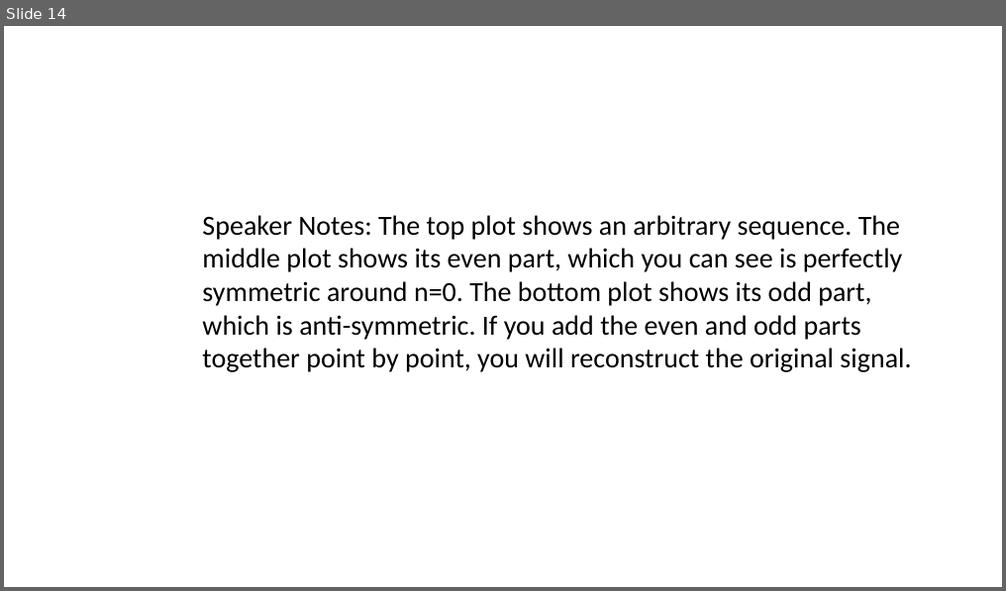
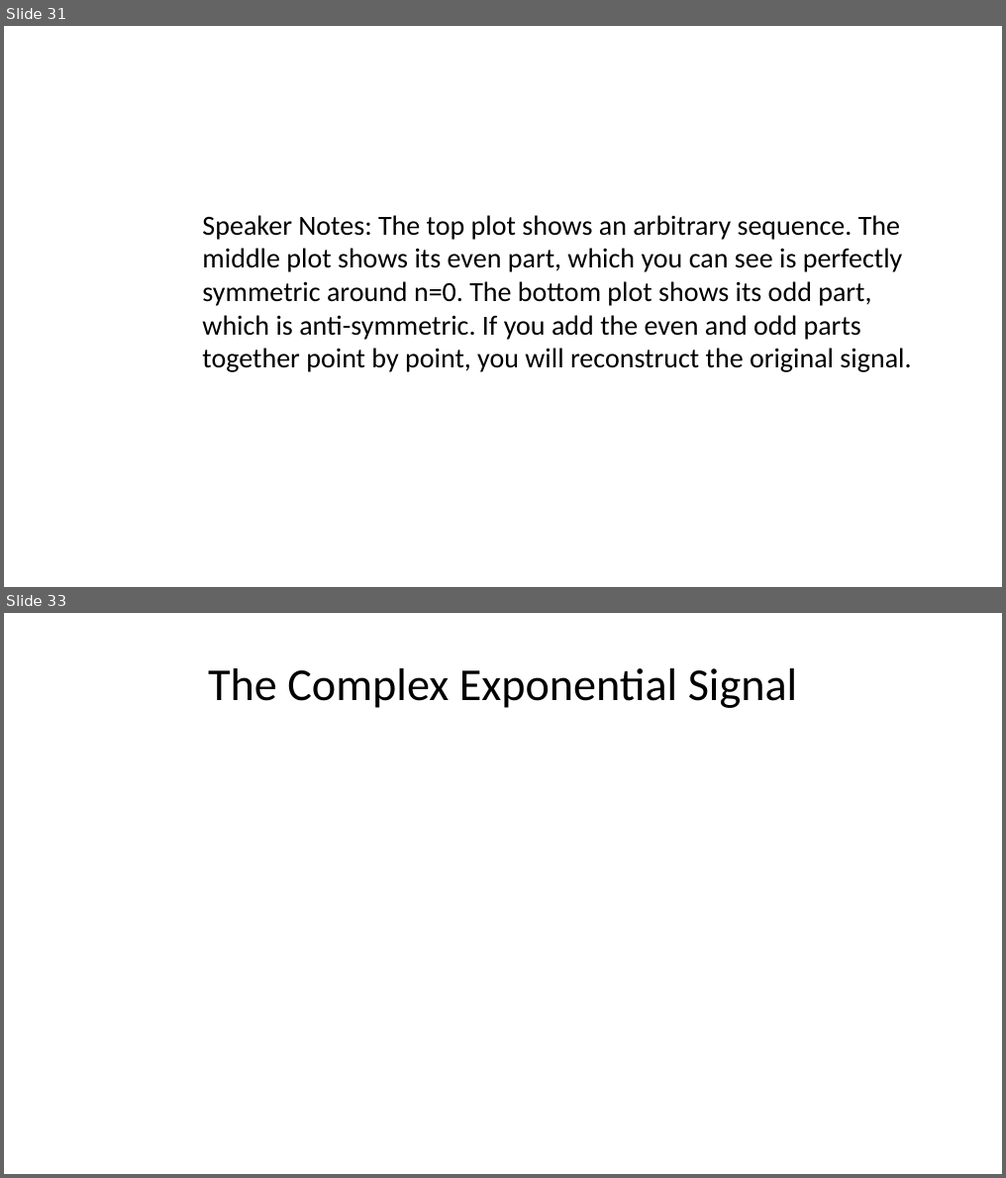
Before and after one commit to spakcjl/IntroductionToMedicalPhysics, a slide deck: presentation.pptx. Shown one above the other, each under a label of ours: slide 14 before the commit, slides 31 and 33 after it; the slides between them are not shown. The pictures are 1006x591 and 1006x1178 pixels, drawn with LibreOffice and Linux fonts; fonts in the diff are those of the drawing. Boxes give left, top, right and bottom in pixels: in the first picture for what was removed or moved away, otherwise in the second. Text is boxed around its words. In the diff, an @@ line names an element or a change of style, - is before the commit and + after.

```diff
--- a/presentation.pptx
+++ b/presentation.pptx
@@ slide 33 added at [4,613,1002,1174], background #FFFFFF @@
@@ title added at [208,668,797,708], 33 pt, text #000000 @@
+The Complex Exponential Signal
@@ what was slide 14 is now slide 31 @@
```
Also in this commit, not shown: 9 slides changed, 60 other slides added, 16 slides removed, 1 other file.
